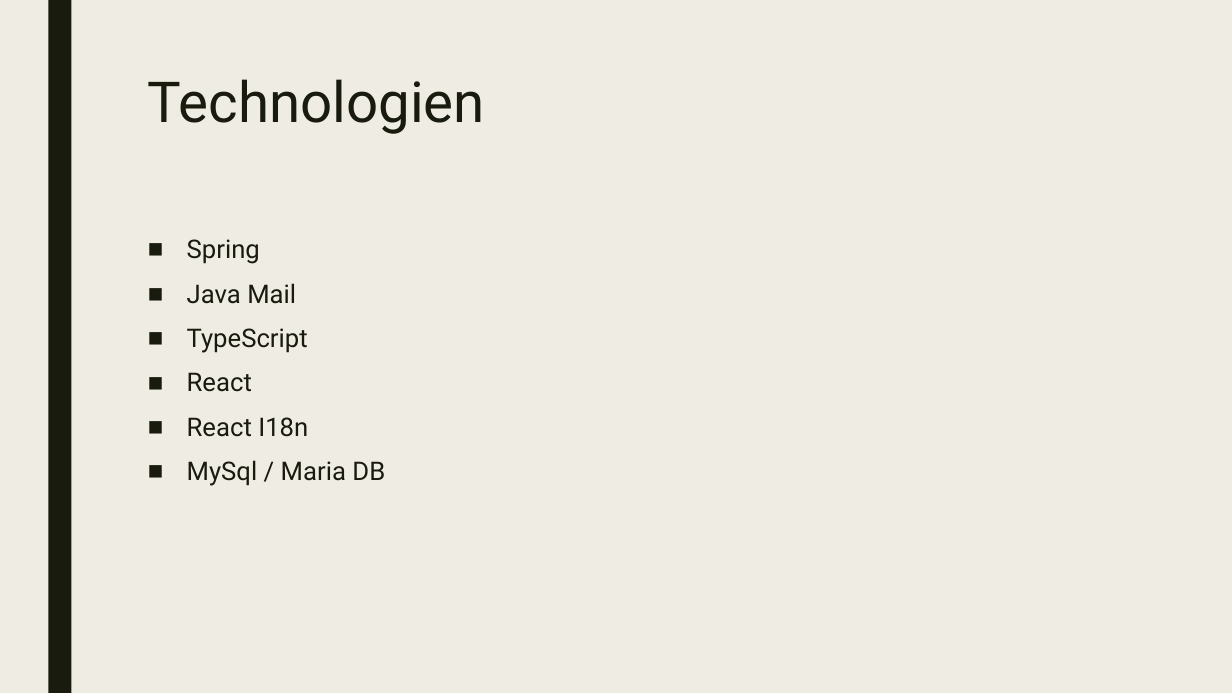
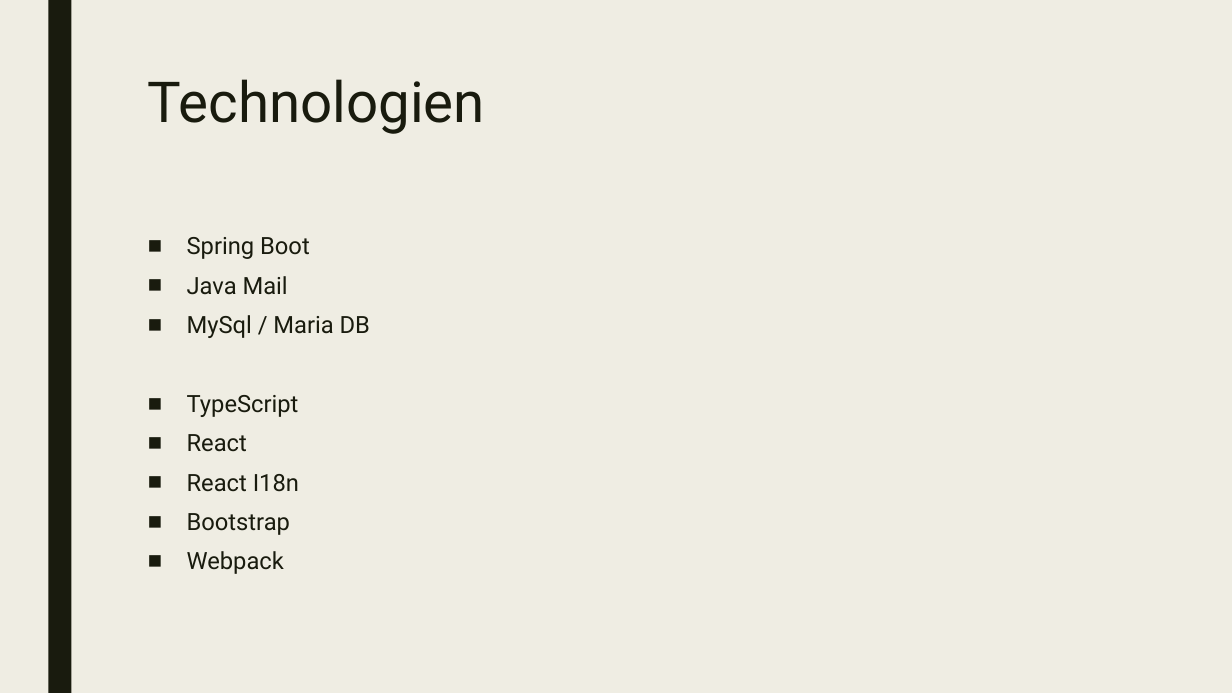
Before and after one commit to orizion/cssr, a slide deck: slide 3 of docs/CS Seminar Registration.pptx. Drawn at 1232x693 pixels with LibreOffice and Linux fonts; fonts in the diff are those of the drawing. Boxes give left, top, right and bottom in pixels: in the first picture for what was removed or moved away, otherwise in the second. Text is boxed around its words. In the diff, an @@ line names an element or a change of style, - is before the commit and + after.

```diff
--- a/docs/CS Seminar Registration.pptx
+++ b/docs/CS Seminar Registration.pptx
@@ text at [187, 237, 310, 259]: text changed; size 20 to 18.5 pt @@
-■ Spring
+■ Spring Boot
@@ text at [187, 276, 299, 492]: size 20 to 18.5 pt in "Java Mail", "TypeScript", "React", "React I18n"; line spacing 0.94 to 0.84 @@
@@ text at [187, 315, 370, 338]: paragraph added @@
+■ MySql / Maria DB
@@ text at [187, 513, 290, 574]: text changed; size 20 to 18.5 pt @@
-■ MySql / Maria DB
+■ Bootstrap
+■ Webpack
```
Also in this commit, not shown: 1 other slide changed, 1 other file.
